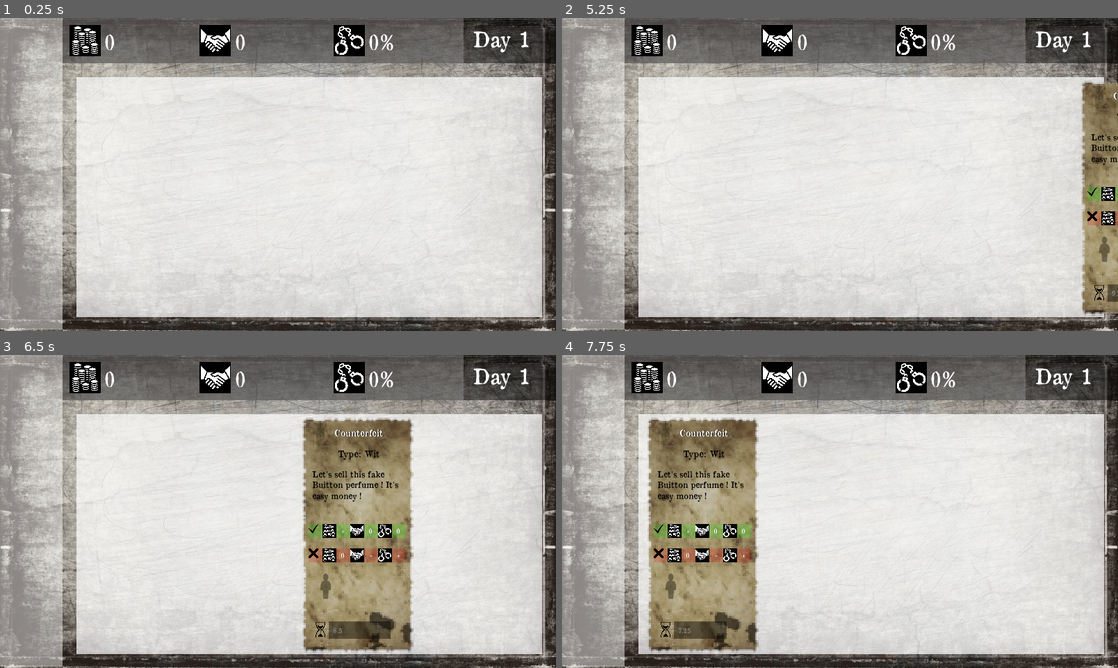
Above: before the commit, frames 1-4 (two rows, left to right).
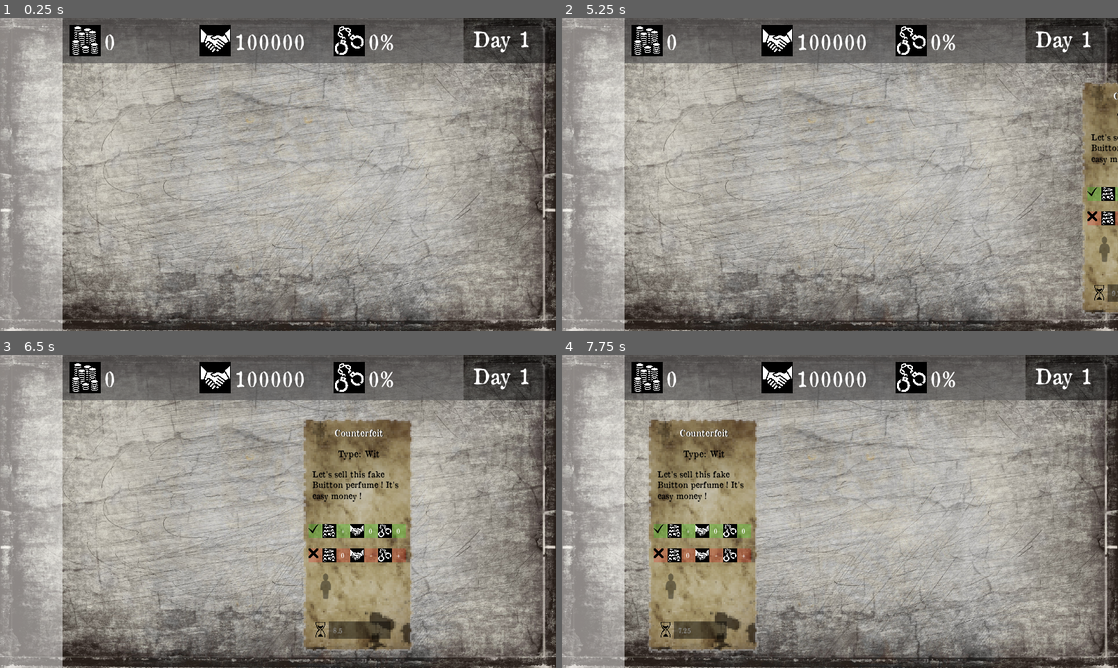
Above: after the commit, the same moments.

Repository: angeldustjdr/octopus_bounding
Game: Godot game, scene res://Main.tscn
The game is run twice, just before and just after one commit, with the same random seed, the same clock (stepped at 60 frames per second) and the same inputs.
Inputs (mouse positions are in pixels of both pictures, inside the frame that each line leads up to):
- Up to frame 1 (0.25 s): no input
- Up to frame 2 (5.25 s): tap Enter at 0.5, 2, 3.5 s; move the mouse to (962, 158) at 0.52 s; click (962, 158) at 0.67 s; tap Space at 1.25, 2.75, 4.25 s; drag from (728, 190) to (812, 237) at 1.27 s; move the mouse to (895, 105) at 2.02 s; click (895, 105) at 2.17 s; drag from (812, 237) to (673, 127) at 2.77 s; move the mouse to (1006, 221) at 3.52 s; click (1006, 221) at 3.67 s; drag from (673, 127) to (756, 96) at 4.27 s; move the mouse to (867, 174) at 5.02 s; click (867, 174) at 5.17 s
- Up to frame 3 (6.5 s): drag from (483, 489) to (166, 527) at 5.77 s
- Up to frame 4 (7.75 s): move the mouse to (962, 495) at 6.52 s; click (962, 495) at 6.67 s; drag from (728, 527) to (812, 574) at 7.27 s

The runs differ from the first frame. In frame 1, 65% of the frame differs, in the area x 0-98%, y 5-100%; in frame 2, 62%; in frame 3, 50%; in frame 4, 50%.

Commit message:
Infinitely incoming missions autodestroying themself...

Diff:
--- a/Main.gd
+++ b/Main.gd
@@ -2,14 +2,15 @@
 
 var day = 1
 var money = 0
-var reputation = 0
+var reputation = 100000
 var compromised = 0
 export var mission_velocity = Vector2(-400,0)
 #export var mission_starting_point = Vector2(1280+0.5*268,136+0.5*552)
 var mission_offset = Vector2(-10.009,-83.992)
 var mission_starting_point = Vector2(1280,136)
-var nb_current_mission = 0
 var missions = []
+var levels = []
+export var ignore_reputation_decrease_factor = 5
 
 # Declare member variables here. Examples:
 # var a = 2
@@ -29,23 +30,27 @@
 # Called every frame. 'delta' is the elapsed time since the previous frame.
 #func _process(_delta):
 
-func instance_new_mission():
+func instance_new_mission(level):
+	levels.append(level)
 	var number = randi() % 5 + 1
-	var Mission = load("res://Missions/random0"+str(number)+".tscn")
+	var Mission = load("res://Missions/random"+str(level)+str(number)+".tscn")
 	var mission = Mission.instance()
 	mission.position.x = mission_starting_point.x + mission_offset.x
 	mission.position.y = mission_starting_point.y + mission_offset.y
 	#mission.linear_velocity.x = -400
 	add_child(mission)
 	missions.append(mission)
-	print(missions)
+	mission.connect("ignoreTimeOut", self, "_on_MissionIgnore_timeout")
 
 func _on_MissionTimer_timeout():
-	if(nb_current_mission < 4):
-		instance_new_mission()
-		nb_current_mission += 1
-	else:
-		missions[0].free()
-		missions.remove(0)
-		print(missions)
-		nb_current_mission -= 1
+	if(len(missions) < 4):
+		var rand_level = randi() % 3
+		instance_new_mission(rand_level)
+
+func _on_MissionIgnore_timeout(mission):
+	var index = missions.find(mission)
+	reputation -= (levels[index]+1)*ignore_reputation_decrease_factor
+	update_GUI()
+	missions.remove(index)
+	levels.remove(index)
+	mission.queue_free()
--- a/Main.tscn
+++ b/Main.tscn
@@ -39,12 +39,13 @@
 [node name="NPCArea" type="ColorRect" parent="."]
 anchor_right = 0.125
 anchor_bottom = 1.0
-margin_top = -4.0
+margin_top = 1.07288e-06
 margin_right = -16.0
-margin_bottom = -4.0
+margin_bottom = 1.07288e-06
 mouse_filter = 2
 color = Color( 1, 1, 1, 0.470588 )
 __meta__ = {
+"_edit_group_": true,
 "_edit_use_anchors_": false
 }
 
@@ -227,7 +228,7 @@
 margin_top = 136.0
 margin_right = 1248.0
 margin_bottom = 688.0
-color = Color( 1, 1, 1, 0.713726 )
+color = Color( 1, 1, 1, 0 )
 __meta__ = {
 "_edit_use_anchors_": false
 }
--- a/Mission.gd
+++ b/Mission.gd
@@ -13,6 +13,8 @@
 var isWin = 1
 
 var speed = -400
+
+signal ignoreTimeOut(mission_id)
 
 # Called when the node enters the scene tree for the first time.
 func _ready():
@@ -48,3 +50,6 @@
 		isWin = 0
 	else:
 		isWin = 1
+
+func _on_TimerIgnore_timeout():
+	emit_signal("ignoreTimeOut",self)
--- a/Mission.tscn
+++ b/Mission.tscn
@@ -348,4 +348,5 @@
 __meta__ = {
 "_edit_use_anchors_": false
 }
+[connection signal="timeout" from="TimerIgnore" to="." method="_on_TimerIgnore_timeout"]
 [connection signal="timeout" from="TimerMission" to="." method="_on_TimerMission_timeout"]
